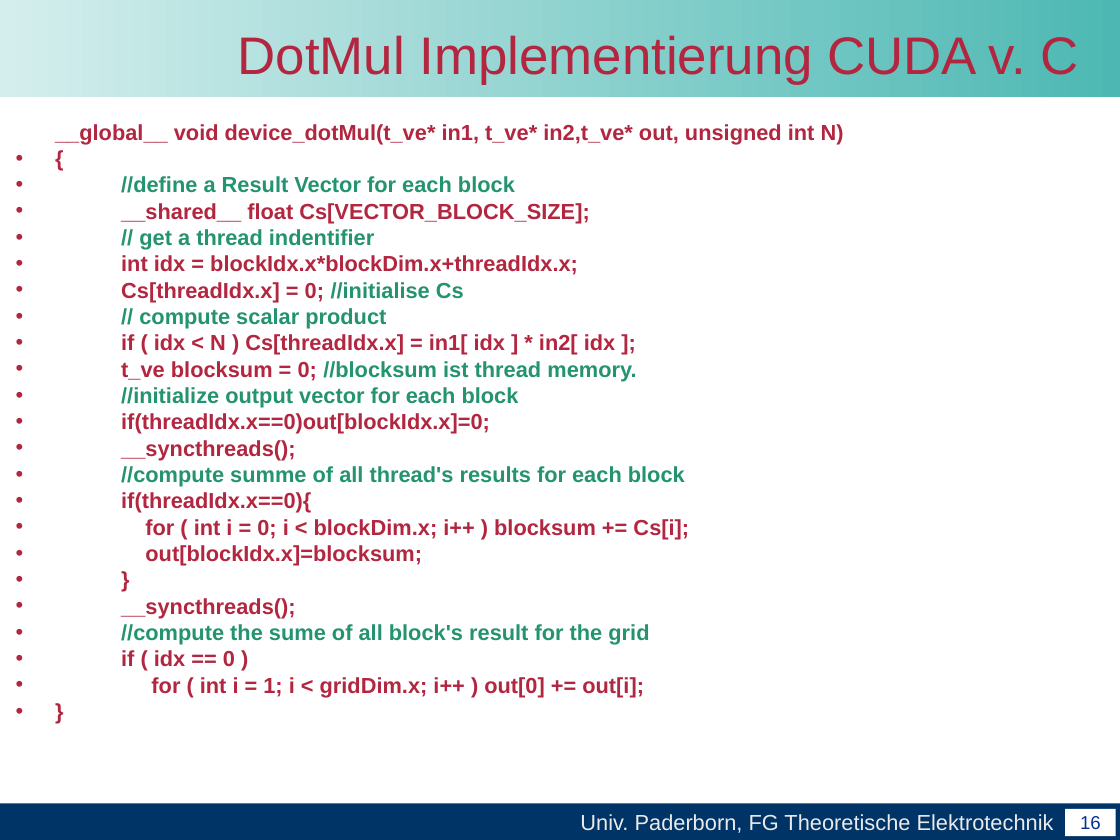
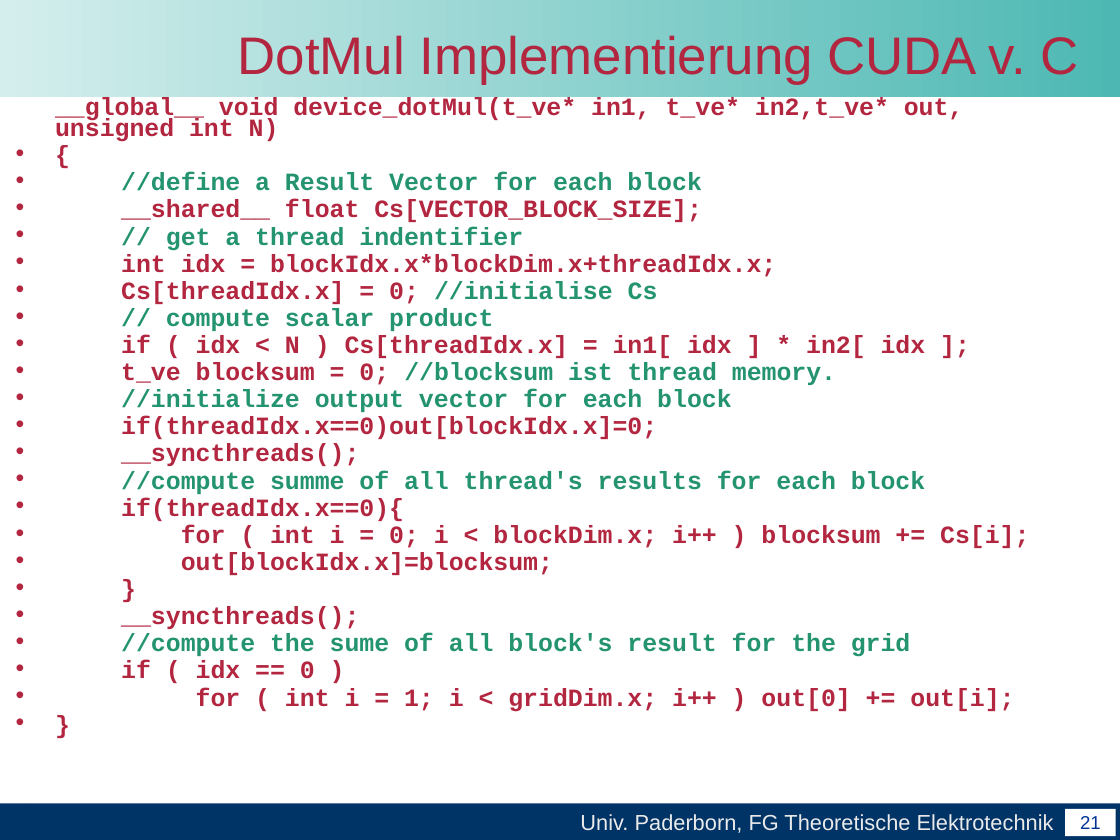
Before and after one commit to unconditional/projektarbeitcuda, a slide deck: slide 21 of Vortrag/Zwischenvortrag der Projektarbeit CUDA.ppt (slide 16 before the commit). Drawn at 1120x840 pixels with LibreOffice and Linux fonts; fonts in the diff are those of the drawing; background and template pictures are left out. Boxes give left, top, right and bottom in pixels: in the first picture for what was removed or moved away, otherwise in the second. Text is boxed around its words. In the diff, an @@ line names an element or a change of style, - is before the commit and + after.

```diff
--- a/Vortrag/Zwischenvortrag der Projektarbeit CUDA.ppt
+++ b/Vortrag/Zwischenvortrag der Projektarbeit CUDA.ppt
@@ text "__global__ void device_dotMul(t_ve* in1, t_ve* ...": place and size @@
-text "__global__ void device_dotMul(t_ve* in1, t_ve* ..." at [55,124,844,697]
+text "__global__ void device_dotMul(t_ve* in1, t_ve* ..." at [55,97,1029,712]
@@ text "__global__ void device_dotMul(t_ve* in1, t_ve* ..." at [55,97,1029,712]: size 14 to 16 pt, font Arial to Courier New; line spacing 0.8 to 0.7 @@
@@ page number at [1080,816,1101,829]: text changed @@
-16
+21
```
Also in this commit, not shown: 13 other slides changed, 12 slides added, 2 slides removed.
